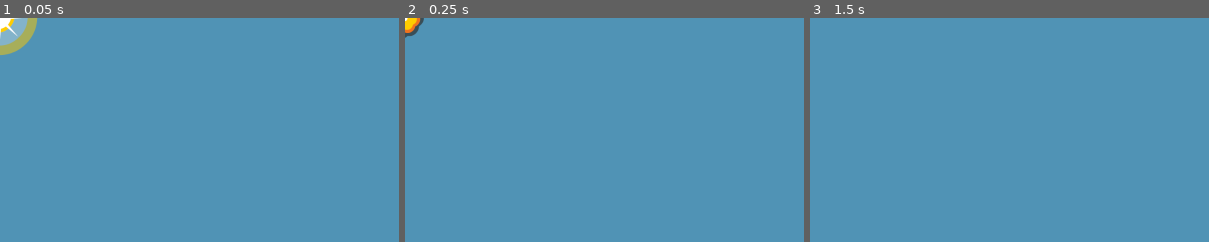
Above: before the commit, frames 1-3 (left to right).
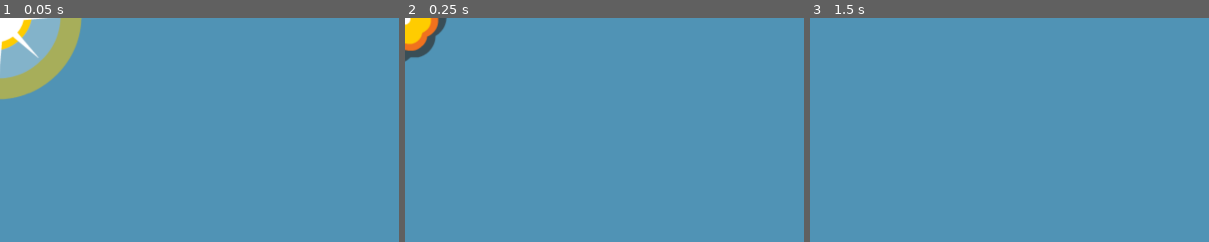
Above: after the commit, the same moments.

Repository: pekuja/rocket-tag-mobile
Game: Godot game, scene res://scenes/explosion.tscn
Two runs of this game, one before a commit and one after it. Both use one fixed random seed, a clock stepped at 60 frames per second and the inputs below. This scene is started directly instead of the project's main scene.
Inputs (mouse positions are % of the whole screen's width and height, from its top left):
- Up to frame 1 (0.05 s): no input
- Up to frame 2 (0.25 s): no input
- Up to frame 3 (1.5 s): move the mouse to (72, 45) at 0.52 s; click (72, 45) at 0.67 s; tap Enter at 1.25 s; drag from (30, 55) to (45, 70) at 1.27 s
The pictures show only the part of the screen within x 0-50%, y 0-50%; the shares and areas given below are measured in that part.

The runs differ from the first frame. In frame 1, 5.7% of the frame differs, in the area x 0-21%, y 0-37%; in frame 2, 1.4%; in frame 3, nothing differs.

Commit message:
Added some basic explosion forces
Added a basic velocity modification for when a player character is within an explosion radius.

I think I need to make the explosions much bigger, and I also think the force needs to be normalized so that a direct hit will always apply maximum force. Right now it just scales up the closer the character is to the middle of the explosion.

Also, as these explosions have sent the character flying kind of fast, I'm realizing my previous change to the projectile starting velocities will probably need to be reversed, as I had removed the compound effect of the character's velocity as I figured it would be more consistent for network syncing. It doesn't feel right though, so that's a problem to sovle.

Diff:
--- a/scenes/explosion.gd
+++ b/scenes/explosion.gd
@@ -1,11 +1,23 @@
 extends Node2D
 
 @onready var _animatedSprite = $AnimatedSprite2D
+@onready var _area = $Area2D
 
 # Called when the node enters the scene tree for the first time.
 func _ready() -> void:
 	_animatedSprite.play()
 	_animatedSprite.animation_finished.connect(_on_animation_finished)
 
+#func _physics_process(_delta):
+	#for body in _area.get_overlapping_bodies():
+	#	print("overlap body ", body)
+
 func _on_animation_finished():
 	queue_free()
+
+func _on_area_2d_body_entered(body: Node2D) -> void:
+	print("body entered ", body)
+	#pass # Replace with function body.
+	if body is PlayerCharacter:
+		print("it's a player character")
+		body.explosion_hit(global_position)
--- a/scenes/explosion.tscn
+++ b/scenes/explosion.tscn
@@ -46,8 +46,19 @@
 "speed": 15.0
 }]
 
+[sub_resource type="CircleShape2D" id="CircleShape2D_m4cf7"]
+
 [node name="Explosion" type="Node2D"]
 script = ExtResource("1_rfvec")
 
 [node name="AnimatedSprite2D" type="AnimatedSprite2D" parent="."]
+scale = Vector2(2.1875, 2.1875)
 sprite_frames = SubResource("SpriteFrames_lu2dp")
+
+[node name="Area2D" type="Area2D" parent="."]
+
+[node name="CollisionShape2D" type="CollisionShape2D" parent="Area2D"]
+scale = Vector2(21.08, 21.08)
+shape = SubResource("CircleShape2D_m4cf7")
+
+[connection signal="body_entered" from="Area2D" to="." method="_on_area_2d_body_entered"]
--- a/scenes/player_character.gd
+++ b/scenes/player_character.gd
@@ -46,3 +46,14 @@
 		_animation_player.play("jump")
 	else:
 		_animation_player.play("stand")
+
+func explosion_hit(pos : Vector2):
+	var diff = global_position - pos
+
+	var force_magnitude = 100000.0 / diff.length()
+	var force_direction = diff.normalized()
+
+	velocity += force_magnitude * force_direction
+	print("Applying force of magnitude ", force_magnitude)
+
+	print("explosion hit")
Not shown: 1 places in scenes/explosion.tscn that only renumber resources
